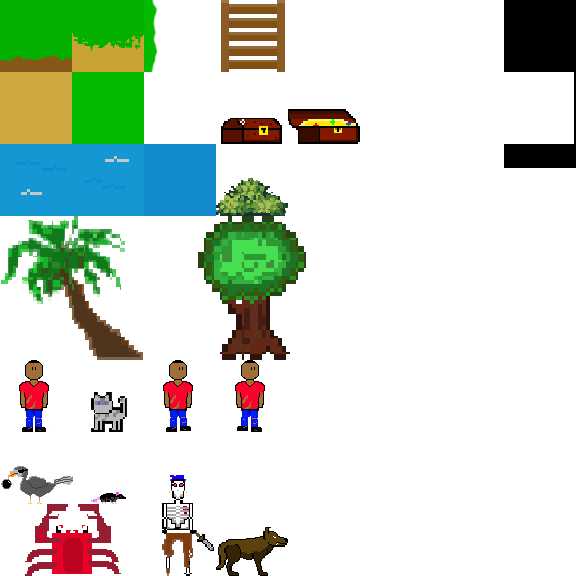
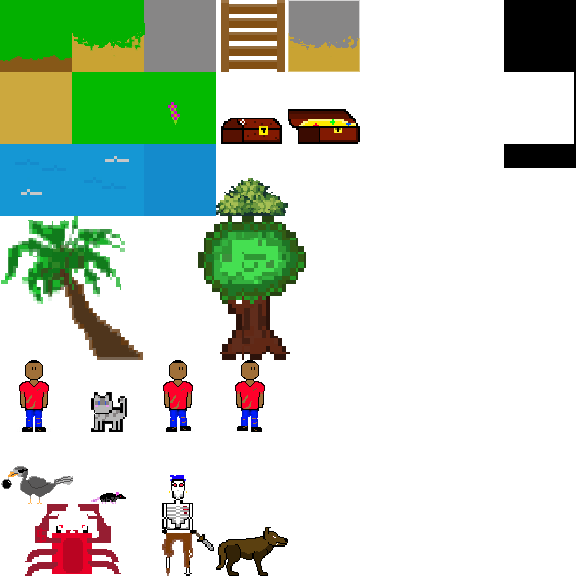
The second w=576, h=576 image is a revision of the first. Changes to its layers:
added layer "rock" above "bush" over [288,0,360,72]
showed "Grass/Flower" over [144,72,216,144]
painted on "Grass copy 13" (1st of 2, in "Group 1") over [144,0,216,72]
